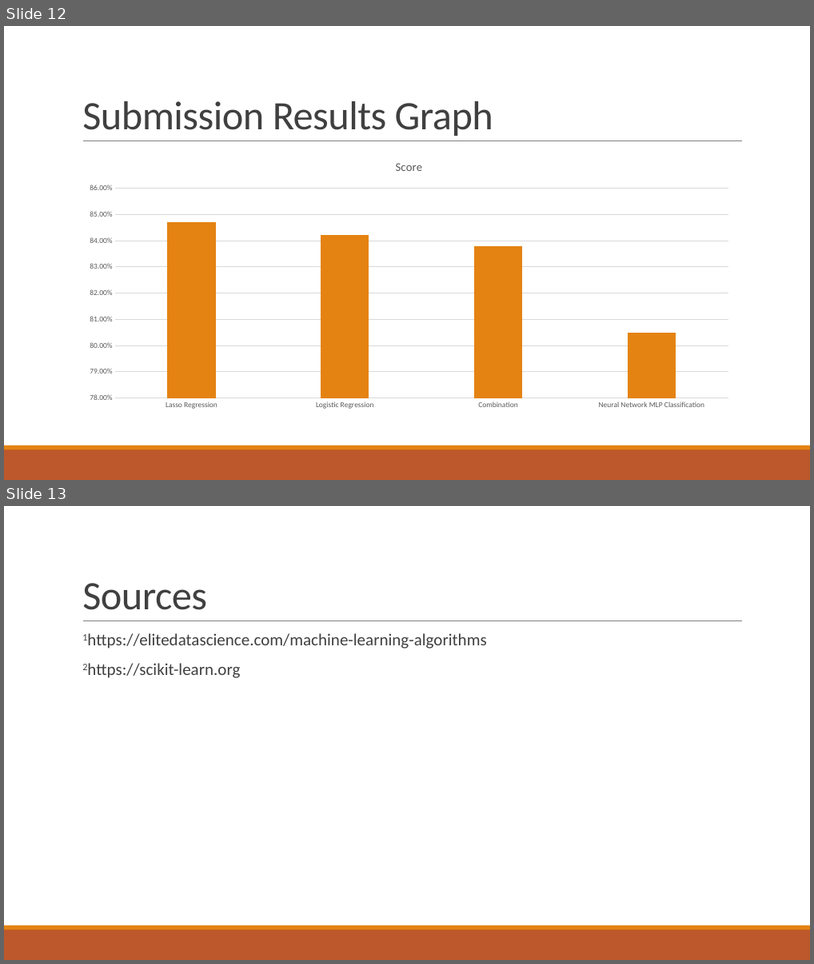
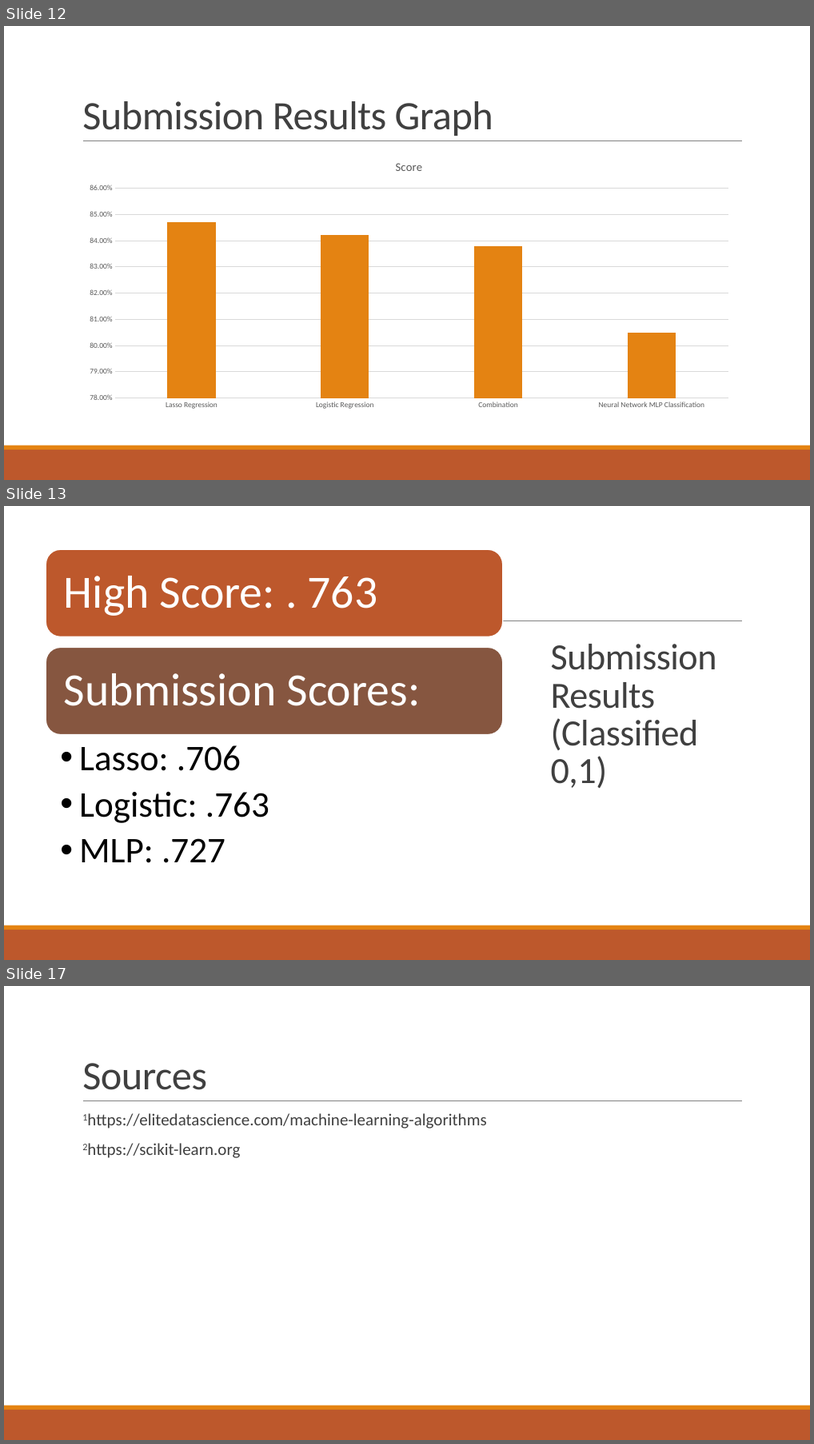
Before and after one commit to suong4554/Machine-Learning-Poly-U, a slide deck: Presentation.pptx. Shown one above the other, each under a label of ours: slides 12 and 13 before the commit, slides 12, 13 and 17 after it; the slides between them are not shown. The pictures are 814x964 and 814x1444 pixels, drawn with LibreOffice and Linux fonts; fonts in the diff are those of the drawing. Boxes give left, top, right and bottom in pixels: in the first picture for what was removed or moved away, otherwise in the second. Text is boxed around its words. In the diff, an @@ line names an element or a change of style, - is before the commit and + after.

```diff
--- a/Presentation.pptx
+++ b/Presentation.pptx
@@ slide 13 added at (x1=4, y1=506, x2=810, y2=960), background #FFFFFF; not listed: 3 template elements that a slide beside it also shows @@
@@ title added at (x1=551, y1=644, x2=718, y2=788), 44 pt, text #404040 @@
+Submission Results (Classified 0,1)
@@ group added at (x1=46, y1=549, x2=503, y2=863): 3 texts, 2 rounded rectangles @@
+High Score: . 763
+Submission Scores:
+  • Lasso: .706
+  • Logistic: .763
+  • MLP: .727
@@ what was slide 13 is now slide 17 @@
```
Also in this commit, not shown: 1 slide changed, 3 other slides added, 4 other files.
